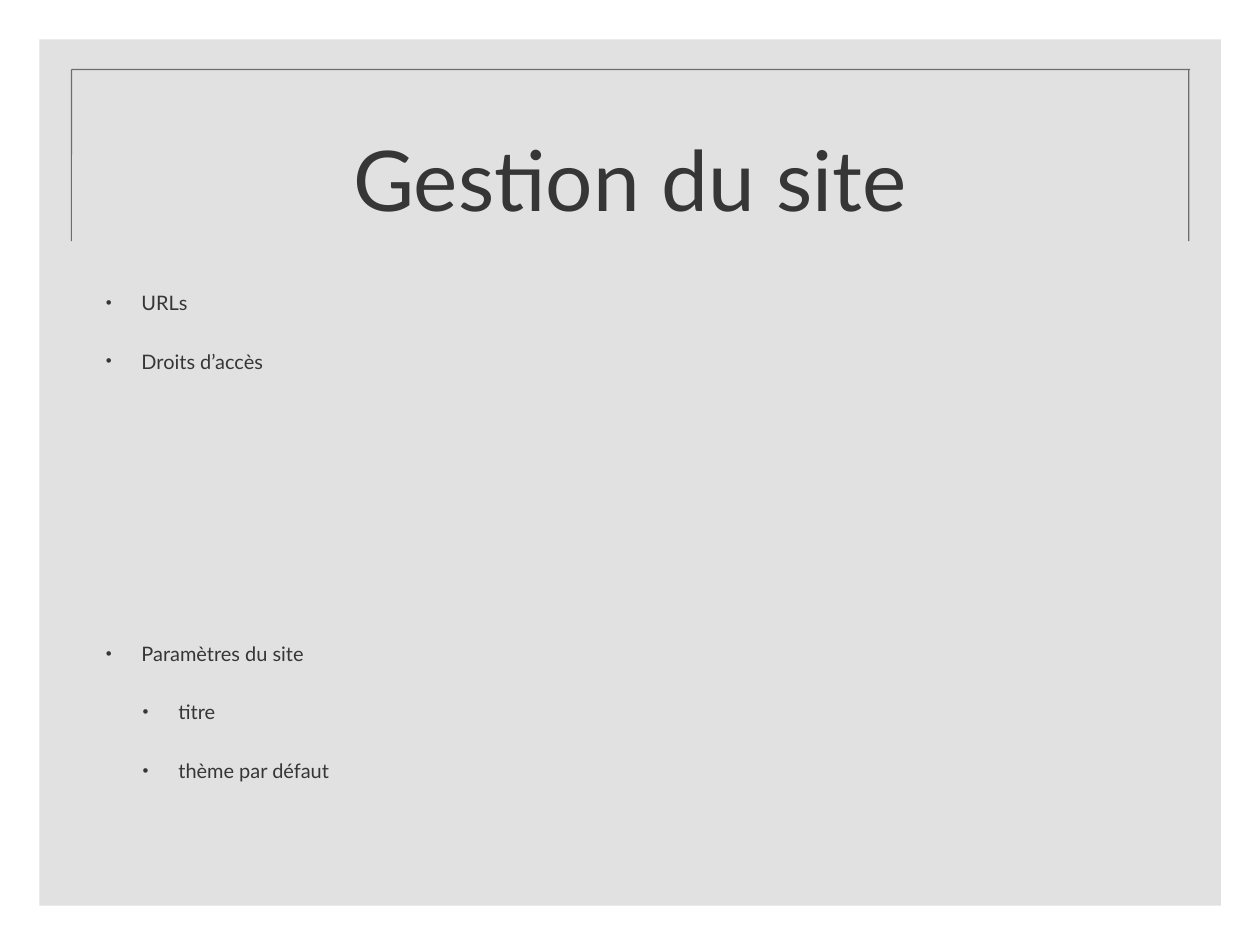
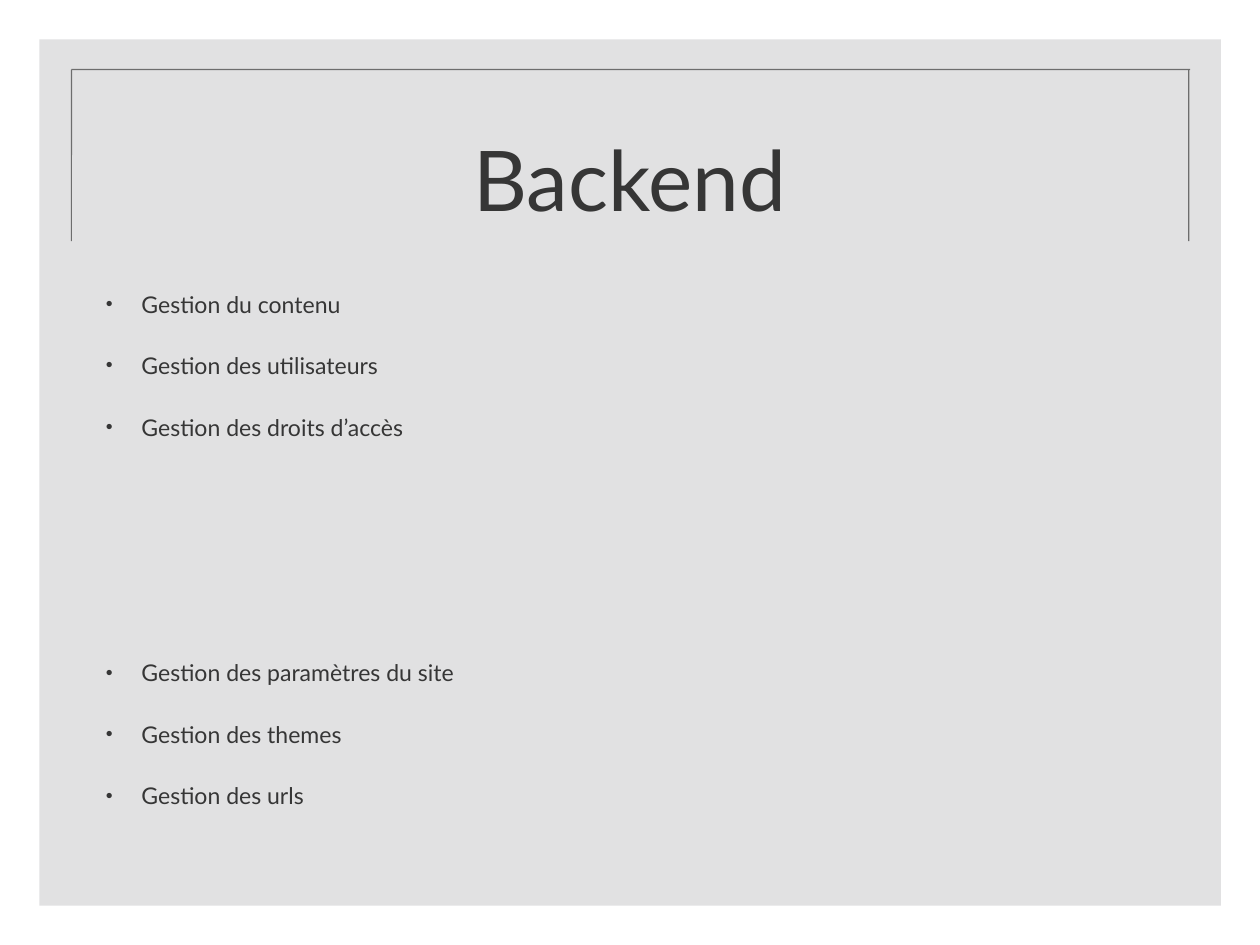
Before and after one commit to fitzlucassen/Webtuts.fr, a slide deck: slide 8 of documents/blog.ppt. Drawn at 1260x945 pixels with LibreOffice and Linux fonts; fonts in the diff are those of the drawing; background and template pictures are left out. Boxes give left, top, right and bottom in pixels: in the first picture for what was removed or moved away, otherwise in the second. Text is boxed around its words. In the diff, an @@ line names an element or a change of style, - is before the commit and + after.

Commit message:
new ppt :D

```diff
--- a/documents/blog.ppt
+++ b/documents/blog.ppt
@@ title at (474, 149, 787, 212): text changed @@
-Gestion du site
+Backend
@@ text at (141, 296, 454, 804): text changed; size 16.1 to 18.7 pt @@
-• URLs
-• Droits d’accès
-• Paramètres du site
-  • titre
-  • thème par défaut
+• Gestion du contenu
+• Gestion des utilisateurs
+• Gestion des droits d’accès
+• Gestion des paramètres du site
+• Gestion des themes
+• Gestion des urls
```
Also in this commit, not shown: 2 other slides changed, 6 slides added, 4 slides removed, 3 other files.
